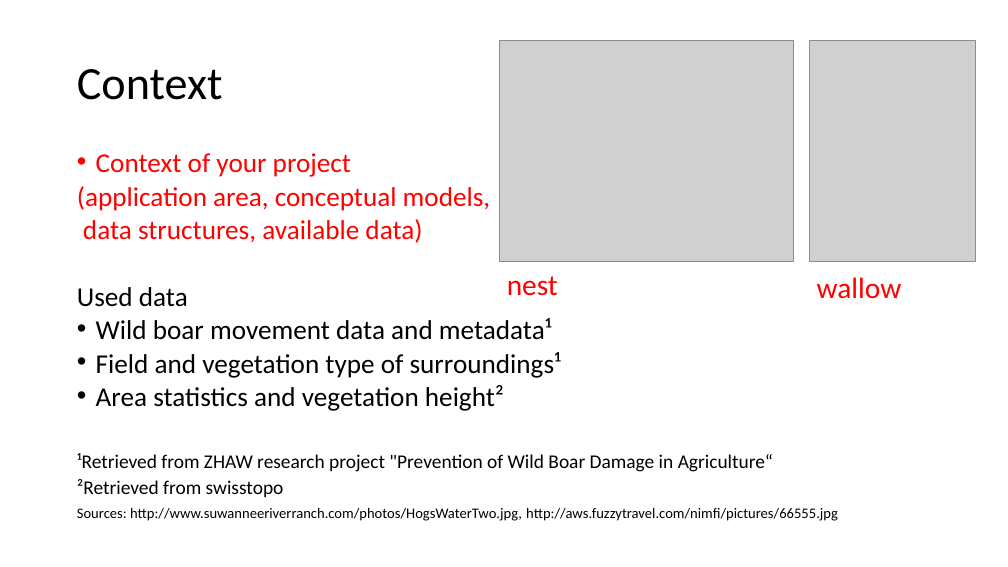
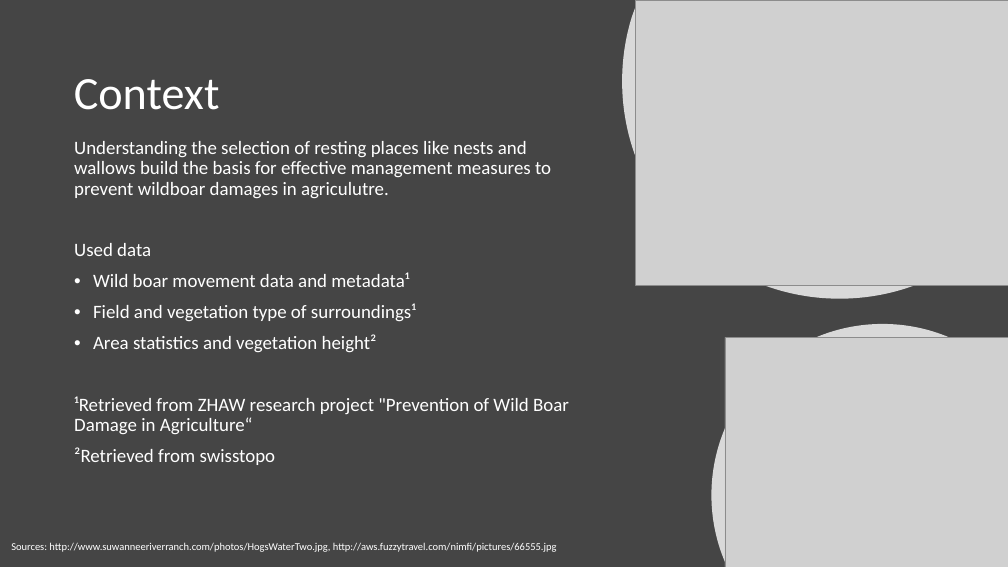
Before and after one commit to wildhtob/patreco-project-work, a slide deck: slide 2 of presentation/presentation.pptx. Drawn at 1008x567 pixels with LibreOffice and Linux fonts; fonts in the diff are those of the drawing; grey boxes stand for pictures. Boxes give left, top, right and bottom in pixels: in the first picture for what was removed or moved away, otherwise in the second. Text is boxed around its words. In the diff, an @@ line names an element or a change of style, - is before the commit and + after.

Commit message:
Updated presentation: text complete, design changes

```diff
--- a/presentation/presentation.pptx
+++ b/presentation/presentation.pptx
@@ background #FFFFFF to #454545 @@
@@ freeform shape added at <box>622,0,1008,299</box>, fill #FFFFFF at 80% opacity @@
@@ picture: place and size @@
-picture at <box>499,41,794,261</box>
+picture at <box>636,0,1008,285</box>
@@ title "Context": place and size @@
-title "Context" at <box>77,69,223,100</box>
+title "Context" at <box>74,79,220,110</box>
@@ title "Context" at <box>74,79,220,110</box>: text colour #000000 to #FFFFFF @@
@@ text "Understanding the selection of resting ...": place and size @@
-text "Understanding the selection of resting ..." at <box>77,153,838,521</box>
+text "Understanding the selection of resting ..." at <box>74,141,569,465</box>
@@ text at <box>74,141,551,198</box>: text changed; size 25.9 to 18 pt; text colour #FF0000 to #FFFFFF @@
-• Context of your project
-(application area, conceptual models,
-data structures, available data)
+Understanding the selection of resting places like nests and wallows build the basis for effective management measures to prevent wildboar damages in agriculutre.
@@ text at <box>74,243,569,465</box>: size 25.9 to 18 pt in "Used data", "Wild boar movement data and metadata¹", "Field and vegetation type of surroundings¹", "Area statistics and vegetation height²"; text colour #000000 to #FFFFFF in "Used data", "Wild boar movement data and metadata¹", "Field and vegetation type of surroundings¹", "Area statistics and vegetation height²" and 2 more places; size 18.5 to 18 pt in "¹Retrieved from ZHAW research project "Prevention of ...", "²Retrieved from swisstopo"; line spacing 0.7 to 0.9 @@
@@ text removed at <box>507,276,558,296</box> @@
-nest
@@ text removed at <box>817,277,902,299</box> @@
-wallow
@@ freeform shape added at <box>712,324,1008,567</box>, fill #FFFFFF at 80% opacity @@
@@ picture: place and size @@
-picture at <box>809,41,975,261</box>
+picture at <box>725,337,1008,567</box>
@@ text at <box>77,508,838,521</box>: paragraph removed @@
-Sources: http://www.suwanneeriverranch.com/photos/HogsWaterTwo.jpg, http://aws.fuzzytravel.com/nimfi/pictures/66555.jpg
@@ text added at <box>11,542,557,552</box>, 10 pt, text #FFFFFF @@
+Sources: http://www.suwanneeriverranch.com/photos/HogsWaterTwo.jpg, http://aws.fuzzytravel.com/nimfi/pictures/66555.jpg
```
Also in this commit, not shown: 4 other slides changed.
